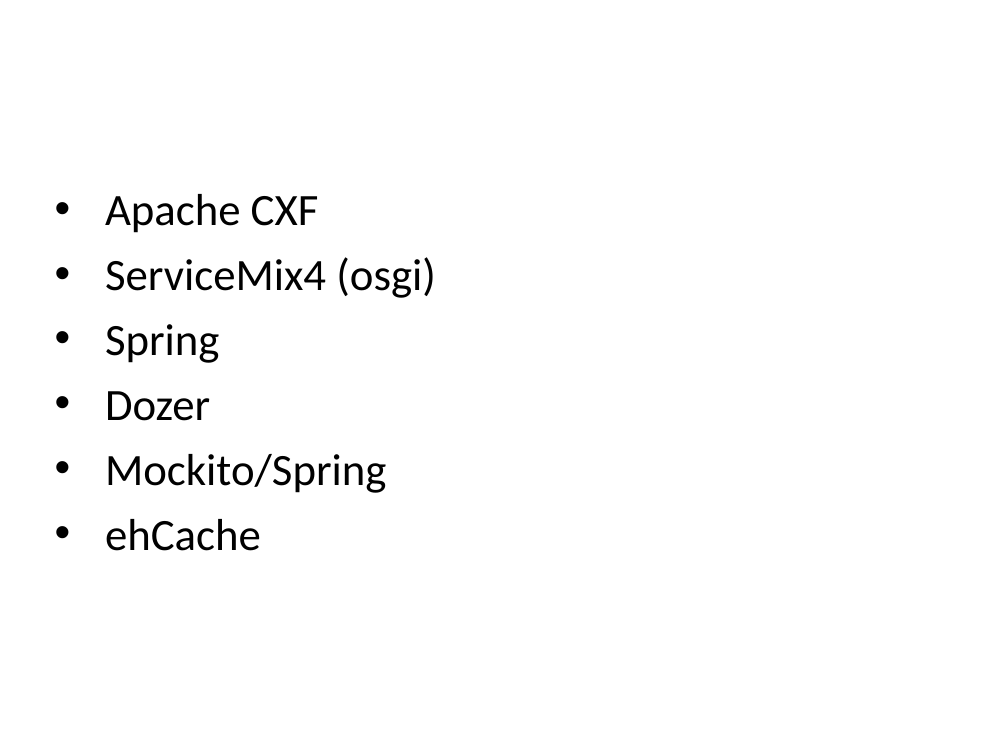
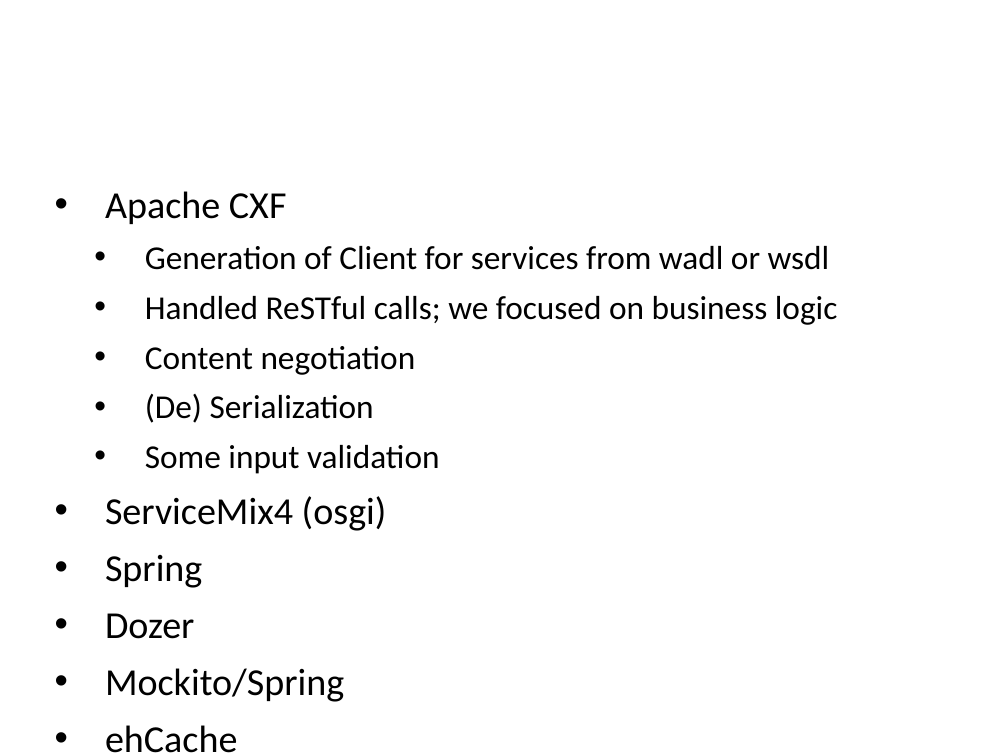
Before and after one commit to rackerlabs/docs-cloud-dns, a slide deck: slide 1 of techtalk/CloudDNS-TechTalk-3-Technologies.pptx. Drawn at 1008x756 pixels with LibreOffice and Linux fonts; fonts in the diff are those of the drawing; background and template pictures are left out. Boxes give left, top, right and bottom in pixels: in the first picture for what was removed or moved away, otherwise in the second. Text is boxed around its words. In the diff, an @@ line names an element or a change of style, - is before the commit and + after.

Commit message:
updates

```diff
--- a/techtalk/CloudDNS-TechTalk-3-Technologies.pptx
+++ b/techtalk/CloudDNS-TechTalk-3-Technologies.pptx
@@ text at [105,191,387,702]: size 32 to 27.2 pt in "Apache CXF", "ServiceMix4 (osgi)", "Spring", "Dozer" and 2 more places @@
@@ text at [145,246,838,474]: paragraphs added @@
+  • Generation of Client for services from wadl or wsdl
+  • Handled ReSTful calls; we focused on business logic
+  • Content negotiation
+  • (De) Serialization
+  • Some input validation
```
